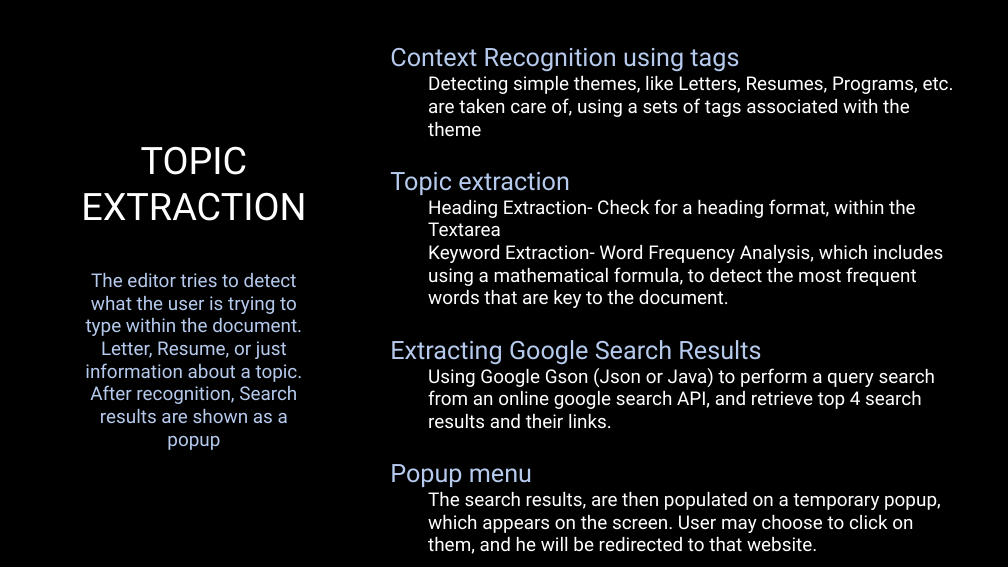
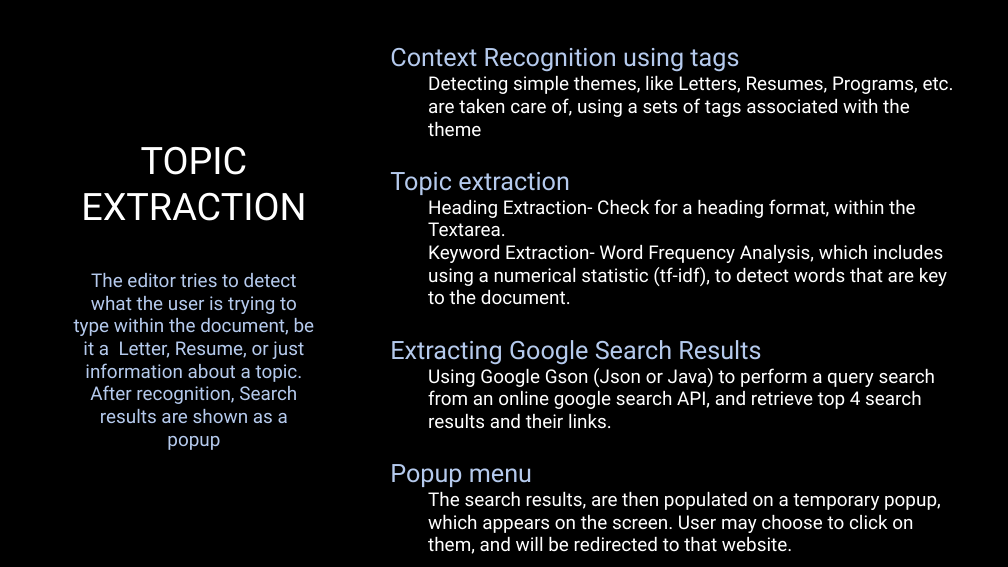
Before and after one commit to Tushar-Naik/NLP, a slide deck: slide 11 of Integrated Text Editor New.pptx. Drawn at 1008x567 pixels with LibreOffice and Linux fonts; fonts in the diff are those of the drawing; background and template pictures are left out. Boxes give left, top, right and bottom in pixels: in the first picture for what was removed or moved away, otherwise in the second. Text is boxed around its words. In the diff, an @@ line names an element or a change of style, - is before the commit and + after.

```diff
--- a/Integrated Text Editor New.pptx
+++ b/Integrated Text Editor New.pptx
@@ text at box(428, 199, 947, 305): text changed @@
-  Heading Extraction- Check for a heading format, within the Textarea
-  Keyword Extraction- Word Frequency Analysis, which includes using a mathematical formula, to detect the most frequent words that are key to the document.
+  Heading Extraction- Check for a heading format, within the Textarea.
+  Keyword Extraction- Word Frequency Analysis, which includes using a numerical statistic (tf-idf), to detect words that are key to the document.
@@ text at box(74, 273, 315, 450): text changed @@
-The editor tries to detect what the user is trying to type within the document. Letter, Resume, or just information about a topic. After recognition, Search results are shown as a popup
+The editor tries to detect what the user is trying to type within the document, be it a Letter, Resume, or just information about a topic. After recognition, Search results are shown as a popup
@@ text at box(428, 491, 941, 554): text changed @@
-  The search results, are then populated on a temporary popup, which appears on the screen. User may choose to click on them, and he will be redirected to that website.
+  The search results, are then populated on a temporary popup, which appears on the screen. User may choose to click on them, and will be redirected to that website.
```
Also in this commit, not shown: 7 other slides changed, 1 slide removed.
